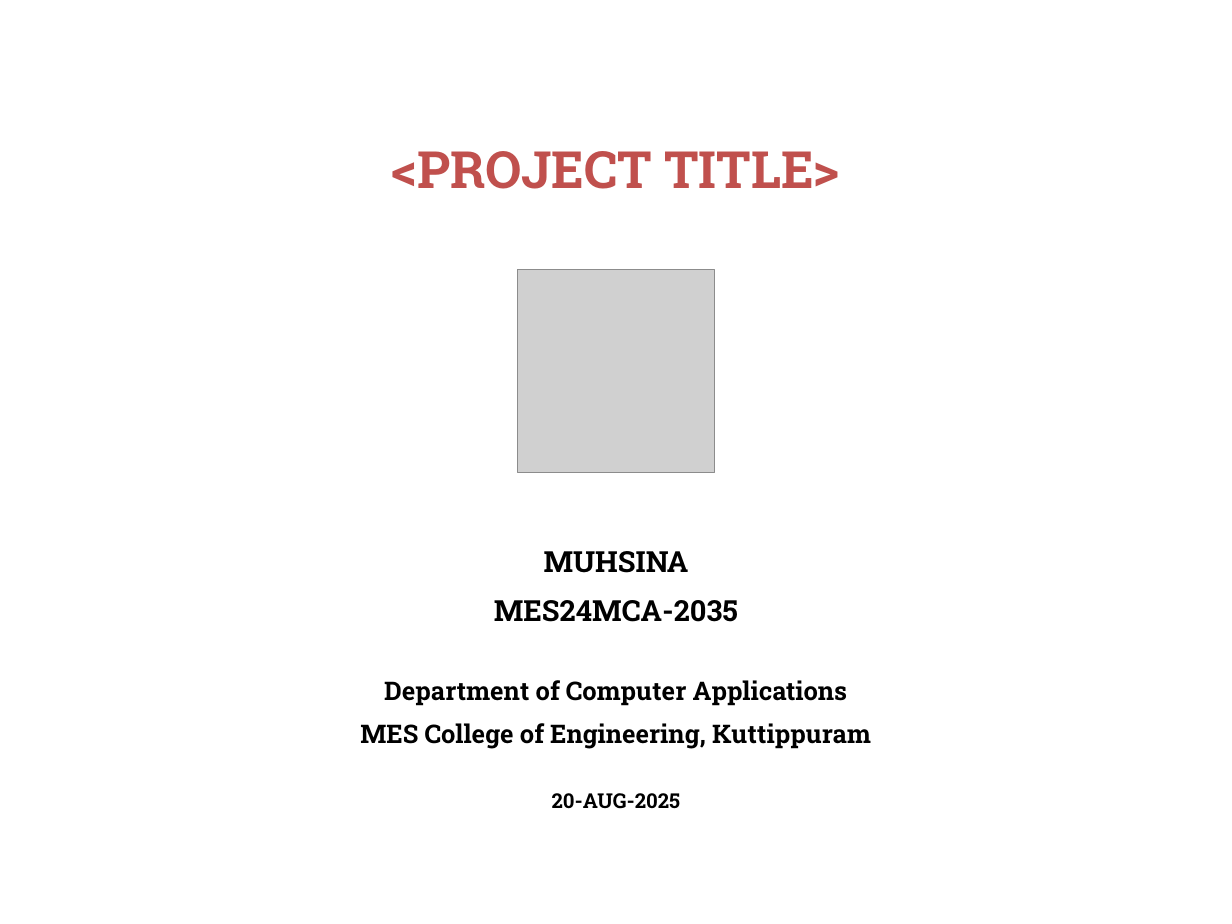
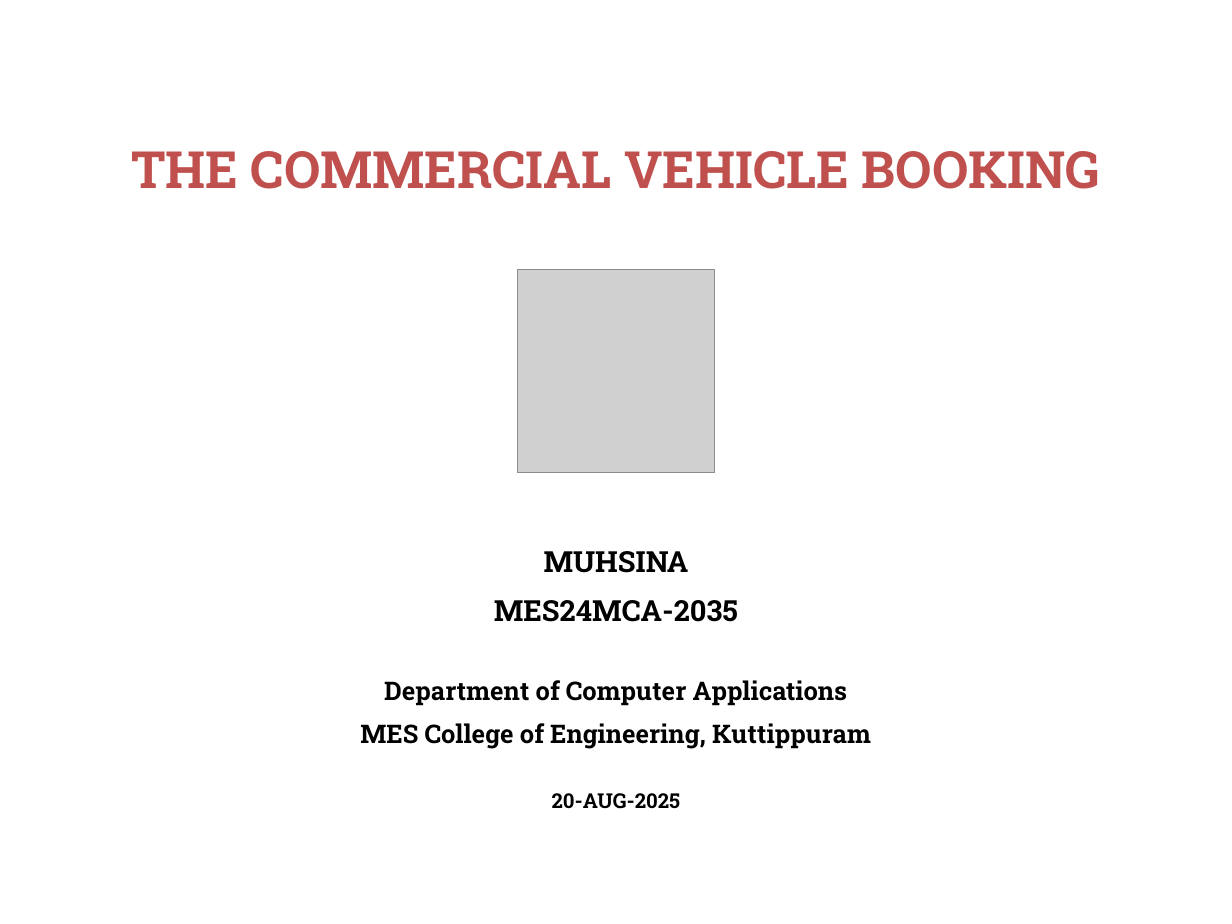
Before and after one commit to muhsina361/THE-COMMERCIAL-VEHICLE-BOOKING, a slide deck: slide 1 of minippt1.pptx. Drawn at 1232x924 pixels with LibreOffice and Linux fonts; fonts in the diff are those of the drawing; grey boxes stand for pictures. Boxes give left, top, right and bottom in pixels: in the first picture for what was removed or moved away, otherwise in the second. Text is boxed around its words. In the diff, an @@ line names an element or a change of style, - is before the commit and + after.

```diff
--- a/minippt1.pptx
+++ b/minippt1.pptx
@@ title at box(131, 151, 1100, 189): text changed @@
-<PROJECT TITLE>
+THE COMMERCIAL VEHICLE BOOKING
```
Also in this commit, not shown: 13 other slides changed, 6 slides added.
